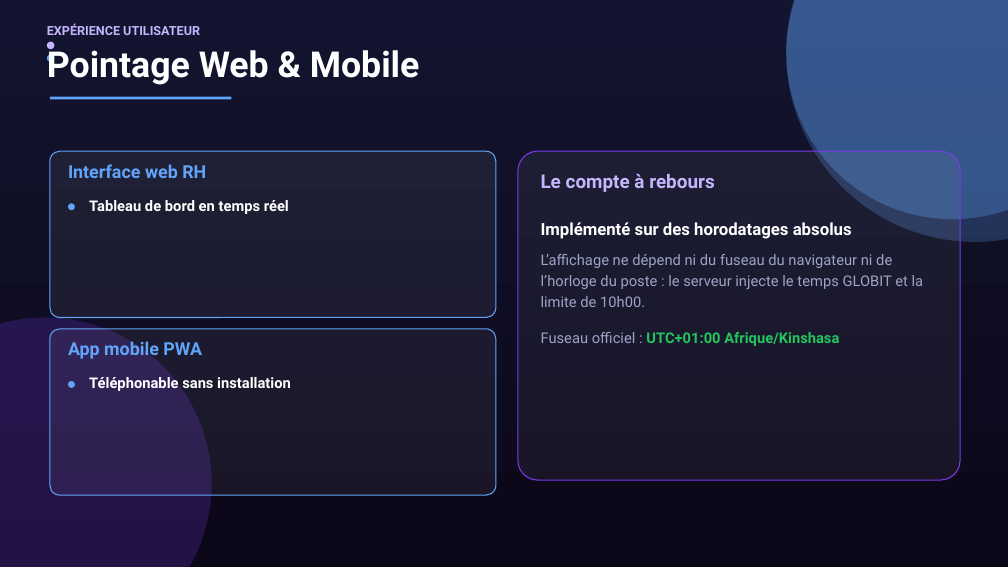
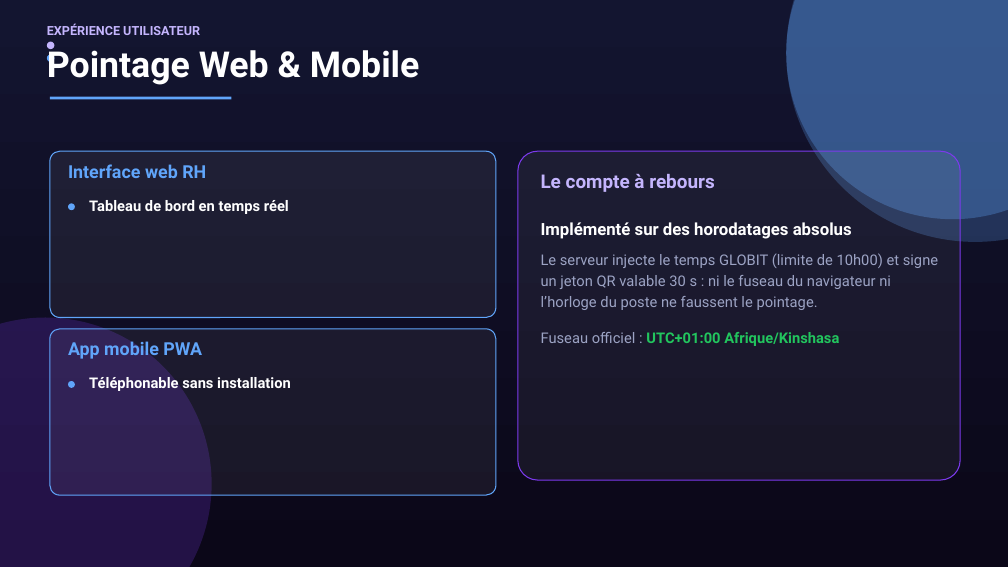
Before and after one commit to Ezechielitewe18/SIRH, a slide deck: slide 5 of docs/Presentation_GLOBIT_SIRH.pptx. Drawn at 1008x567 pixels with LibreOffice and Linux fonts; fonts in the diff are those of the drawing. Boxes give left, top, right and bottom in pixels: in the first picture for what was removed or moved away, otherwise in the second. Text is boxed around its words. In the diff, an @@ line names an element or a change of style, - is before the commit and + after.

Commit message:
Presences v1.1: suppression definitive de la declaration et du marquage automatique des absents (journee vide tant que personne n'a scanne), QR_PERIODE revenu a 30s en production, session employee revalidee a chaque requete (compte sans fiche = ni QR ni carte Ma presence), textes de l'heure limite rendus dynamiques, base et sirh.sql nettoyes (1 employe, 2 comptes, 0 presence), cahier des charges v1.1 et presentation regeneres

```diff
--- a/docs/Presentation_GLOBIT_SIRH.pptx
+++ b/docs/Presentation_GLOBIT_SIRH.pptx
@@ text at [541,253,938,310]: text changed @@
-L’affichage ne dépend ni du fuseau du navigateur ni de l’horloge du poste : le serveur injecte le temps GLOBIT et la limite de 10h00.
+Le serveur injecte le temps GLOBIT (limite de 10h00) et signe un jeton QR valable 30 s : ni le fuseau du navigateur ni l’horloge du poste ne faussent le pointage.
```
Also in this commit, not shown: 2 other slides changed, 15 other files.
